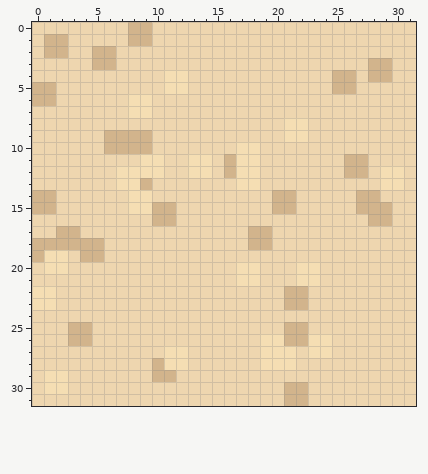
Pixel-art sprite: assets/terrain_png/Tiles/sand.png. That is the earlier state.
The file is 32x32 pixels.
And afterwards:
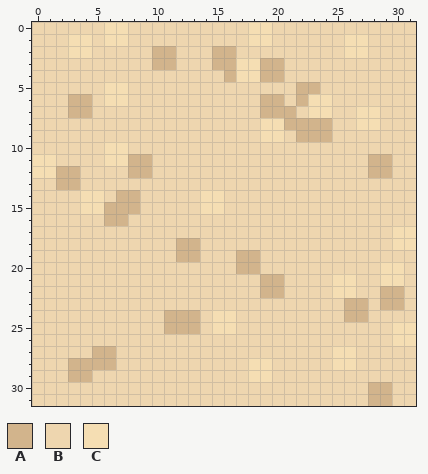
Palette (. is transparent): A #d2b48c  B #eed6af  C #f5deb3
Edits made:
Changed rows in their new state; - is an unchanged pixel.
first column x 0:
 0 ------CCBB--------CC------------
 1 -BBCC-CCBB--------CC------CC----
 2 -BBCCBB---AA---AA---------CC----
 3 -----BB---AA---AACCAA-------BB--
 4 -----------BB---ACCAA----BB-BB--
 5 BB----CC---BB---------AA-BB-----
 6 BB-AA-CCBB---------AA-ACC-------
 7 ---AA---BB---------AAA-CC--CC---
 8 -------------------CCAAAA--CC---
 9 ------BBBB---------CCBAAA-------
10 ------CCBB-------BB-------------
11 CC----CCAAB--BB-BBB-------BBAA--
12 CCAA---BAAB--BB-BBB-------BBAAB-
13 --AA---BBB-------BB----------BB-
14 BB--CC-AAB----CC----BB-----BB---
15 BB--CCAAABBB--CC----BB-----BBB--
16 ------AA--BB----------------BB--
17 --BB--------------BB----------CC
18 BBBBBB------AA----BB----------CC
19 BBB-BB------AA---AA-------------
20 -BB--------------AA---BB-----CC-
21 -----------------BBAA-BB-CC--CC-
22 BB-----------------AABB--CC--AA-
23 BB-------------------BB---AA-AA-
24 -----------AAA-CC---------AA----
25 ---BB------AAA-CC----BB-------CC
26 ---BB--------------BBBBBB-----CC
27 -----AA----BB------BBB-BBCC-----
28 ---AAAA---BBB-----C-BB---CC-----
29 -BBAA-----BB------CC------------
30 -BB------------------BB-----AA--
31 ---------------------BB-----AA--
Changed places in both pictures, as pixel boxes (x1, y1, x2, y2):
changed: (32, 22, 416, 406)
